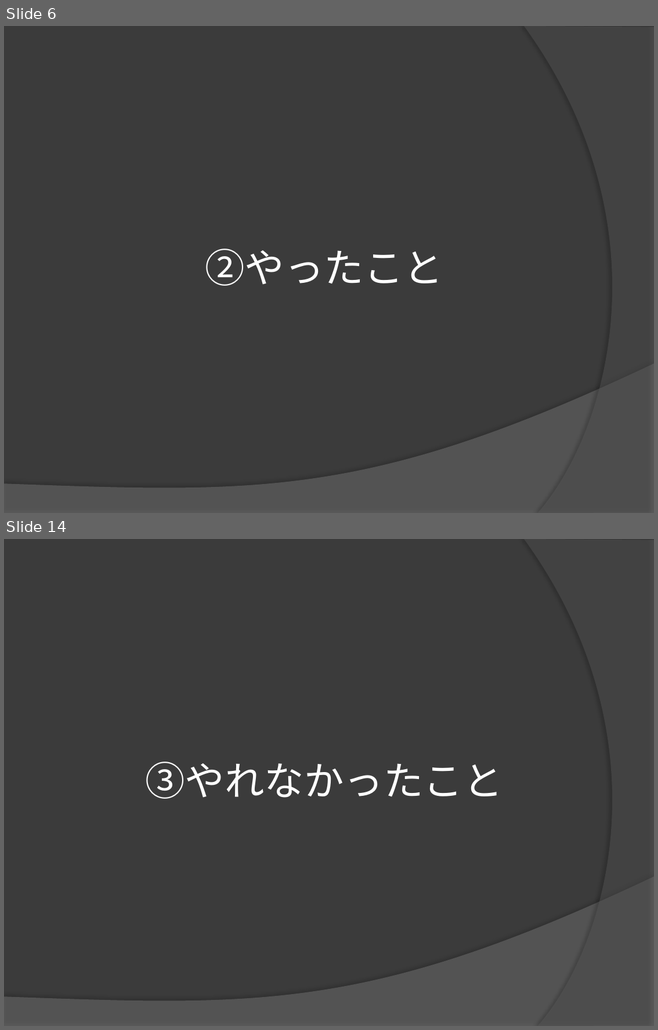
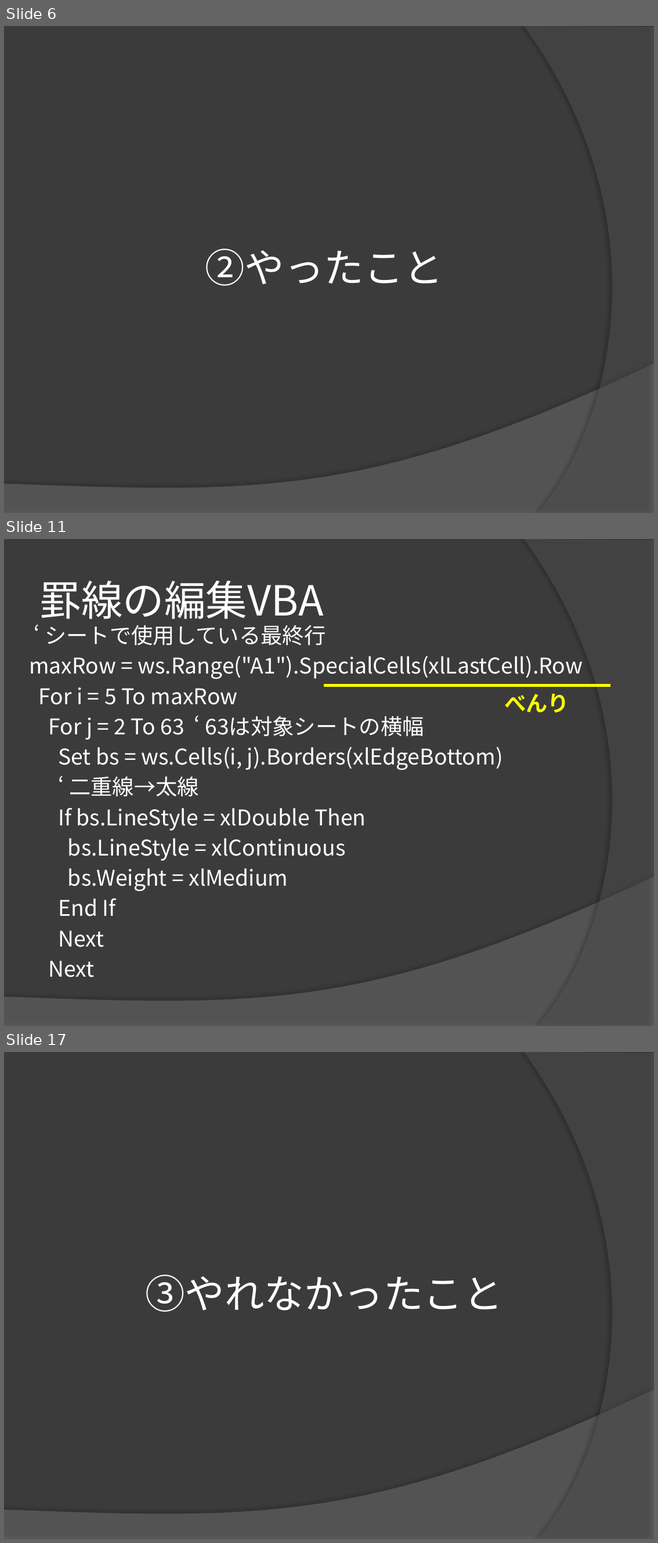
Before and after one commit to yuridonus/FEstudy, a slide deck: hateful_excel.pptx. Shown one above the other, each under a label of ours: slides 6 and 14 before the commit, slides 6, 11 and 17 after it; the slides between them are not shown. The pictures are 658x1030 and 658x1543 pixels, drawn with LibreOffice and Linux fonts; fonts in the diff are those of the drawing. Boxes give left, top, right and bottom in pixels: in the first picture for what was removed or moved away, otherwise in the second. Text is boxed around its words. In the diff, an @@ line names an element or a change of style, - is before the commit and + after.

```diff
--- a/hateful_excel.pptx
+++ b/hateful_excel.pptx
@@ slide 11 added at [4,539,654,1026], background #3B3B3B; not listed: 2 template elements that a slide beside it also shows @@
@@ title added at [40,581,324,626], 46 pt, text #FFFFFF @@
+罫線の編集VBA
@@ text added at [29,625,582,977], 24 pt, text #FFFFFF @@
+‘ シートで使用している最終行
+maxRow = ws.Range("A1").SpecialCells(xlLastCell).Row
+For i = 5 To maxRow
+For j = 2 To 63 ‘ 63は対象シートの横幅
+Set bs = ws.Cells(i, j).Borders(xlEdgeBottom)
+‘ 二重線→太線
+If bs.LineStyle = xlDouble Then
+bs.LineStyle = xlContinuous
+bs.Weight = xlMedium
+End If
+Next
+Next
@@ line added from (324, 685) to (610, 685), #FFFF00 3 pt @@
@@ text added at [504,694,569,713], 24 pt, text #FFFF00, bold @@
+べんり
@@ what was slide 14 is now slide 17 @@
```
Also in this commit, not shown: 7 slides changed, 6 other slides added, 3 slides removed.
